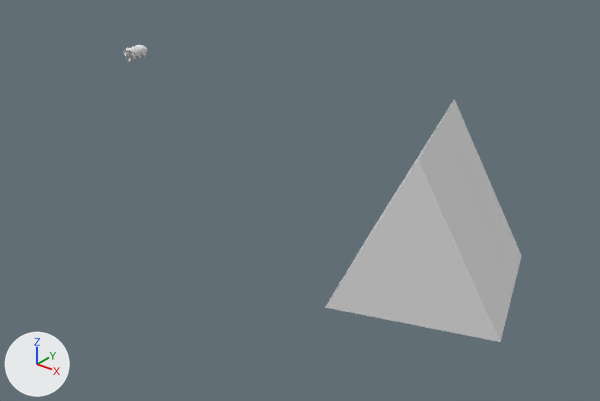
Two versions of the Blender file Blender/Extra Models portion.blend, one commit apart.
Both versions are drawn from a camera (50 mm lens) standing at (5.94, -11.27, 7.63) and looking at (-0.51, -3.2, 2.63). Every picture has the same lights, and +X, +Y and +Z are marked at lower left. The first picture is the older version.

Objects in the first picture: 'Circle', 'Tent'.
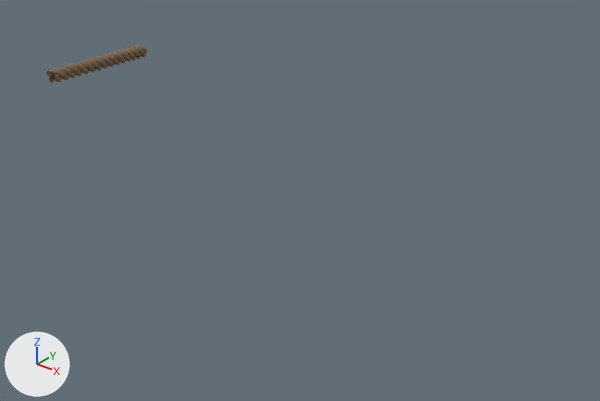
Not visible in the pictures: part 2 of me_circle.

ob_béziercurve is not drawn itself; it is used by a modifier of ob_circle.

Boxes (x1, y1, x2, y2) around the edits, measured in the pictures (600 x 401 px):
'Tent', hidden: before (325, 99, 522, 342)
'Circle', reshaped, modifiers changed, recoloured (white to brown, 321% wider, 122% taller): before (124, 45, 147, 62); after (47, 45, 147, 84)
part 1 of me_circle, added (brown): after (47, 45, 147, 84)

Patch to the scene script:
```diff
--- a/Blender/Extra Models portion.blend.py
+++ b/Blender/Extra Models portion.blend.py
@@ mat_rope @@
+mat_rope = principled_material('Rope')
+mat_rope.base_color = (0.238, 0.151, 0.0866)  # brown #866c53
+mat_rope.roughness = 0.855
@@ me_circle @@
 # used by ob_circle; location = (0.55, -3.39, 0.0); scale = (0.0312, 0.0312, 0.0312)
-me_circle.from_pydata(...)  # 58 vertices, 0 faces, 55 loose edges; spans x -1.75..1.76, y -1.82..1.41, z -0.01..0.01
+me_circle.from_pydata(...)  # 3248 vertices, 3025 faces; spans x -2.23..1.52, y -134.92..-104.8, z 179.93..183.69
+# me_circle part 1: 3248 vertices added at x -2.23..1.52, y -134.92..-104.8, z 179.93..183.69
+# me_circle part 2: 58 vertices removed from x -1.75..1.76, y -1.82..1.41, z -0.01..0.01
+me_circle.materials.append(mat_rope)  # brown #866c53
@@ ob_tent @@
 ob_tent.scale = (1.46, 1.46, 1.46)
+ob_tent.hide_set(True)
@@ ob_circle @@
 ob_circle.scale = (0.0312, 0.0312, 0.0312)
-_m = ob_circle.modifiers.new('Screw', 'SCREW')
-_m.steps = 11
-_m.render_steps = 12
-_m.screw_offset = 6.6
-_m.use_object_screw_offset = True
-_m = ob_circle.modifiers.new('Curve', 'CURVE')
-_m.object = ob_béziercurve
-_m.deform_axis = 'POS_Z'
@@ ob_béziercurve @@
 ob_béziercurve.location = (0.00561, -9.066, 0.00436)
+ob_béziercurve.hide_set(True)
```
